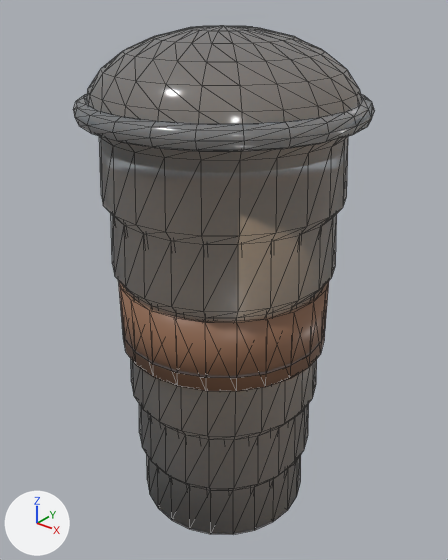
Renders of the glTF model assets/models/menu_props/prop_vietnamese_coffee.glb from each side of a commit.
One viewpoint serves both versions: a 50 mm lens placed at (0.1246, -0.1557, 0.1867), pointed at (-0.0007, 0.001, 0.0896). Lighting does not change. The marker at lower left points along +X, +Y and +Z. The older version comes first. Mesh edges are drawn as thin lines. Vertices at exactly the same position are counted once.

The first picture shows 'prop_vietnamese_coffee'.
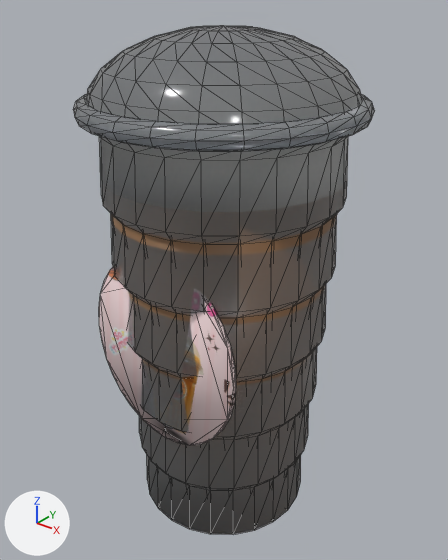
Location of each change, [x1, y1, x2, y2] in pixels of the pictures (448 x 560 px; the box of a moved part takes in the faces that stretch with it):
'prop_vietnamese_coffee', recoloured, reshaped: [73, 26, 375, 535] in both
part 1 of me_vietnamese_coffee_cup_mesh, added: after [99, 266, 236, 446]
part 2 of me_vietnamese_coffee_cup_mesh, deleted: before [118, 280, 329, 392]
part 3 of me_vietnamese_coffee_cup_mesh, moved or reshaped (not visible before): after [111, 214, 337, 440]

The change, as a list of edits to the scene's bpy script:
```text
Add img_vietnamese_coffee:
    img_vietnamese_coffee = load_image('Vietnamese_Coffee', '_unpacked/Vietnamese_Coffee', 2880, 2880, 'sRGB')
Change mat_vietnamese_coffee_liq:
    mat_vietnamese_coffee_liq.base_color: (0.62, 0.42, 0.25) -> (0.28, 0.14, 0.06)  # beige #cead89 -> brown #906945
Change mat_vietnamese_coffee_foam:
    mat_vietnamese_coffee_foam.base_color: (0.72, 0.48, 0.28) -> (0.95, 0.92, 0.85)  # beige #ddb890 -> white #f9f6ed
Add mat_vietnamese_coffee_label:
    mat_vietnamese_coffee_label = principled_material('vietnamese_coffee_label')
    mat_vietnamese_coffee_label.texture = img_vietnamese_coffee
    mat_vietnamese_coffee_label.roughness = 0.45
Change me_vietnamese_coffee_cup_mesh:
    used by ob_prop_vietnamese_coffee; location = (0.0, 0.0, 0.0)
    verts and faces of me_vietnamese_coffee_cup_mesh; kept vertices keep their numbers, new ones are numbered from 858
    before: 675 (0.0, 0.039, 0.137), 677 (0.01, 0.037, 0.137), 679 (0.019, 0.033, 0.137), 681 (0.027, 0.027, 0.137), 683 (0.033, 0.019, 0.137)
    before: 685 (0.037, 0.01, 0.137), 687 (0.039, 0.0, 0.137), 689 (0.037, -0.01, 0.137), 691 (0.033, -0.019, 0.137), 693 (0.027, -0.027, 0.137)
    before: 695 (0.019, -0.033, 0.137), 697 (0.01, -0.037, 0.137), 699 (0.0, -0.039, 0.137), 701 (-0.01, -0.037, 0.137), 703 (-0.019, -0.033, 0.137)
    before: 705 (-0.027, -0.027, 0.137), 707 (-0.033, -0.019, 0.137), 709 (-0.037, -0.01, 0.137), 711 (-0.039, 0.0, 0.137), 713 (-0.037, 0.01, 0.137)
    before: 715 (-0.033, 0.019, 0.137), 717 (-0.027, 0.027, 0.137), 719 (-0.019, 0.033, 0.137), 721 (-0.01, 0.037, 0.137)
    remove me_vietnamese_coffee_cup_mesh.from_pydata(...)  # 858 vertices, 1632 faces; spans x -0.046..0.046, y -0.046..0.046, z 0.0..0.174
    add me_vietnamese_coffee_cup_mesh.from_pydata(...)  # 874 vertices, 1664 faces; spans x -0.046..0.046, y -0.046..0.046, z 0.0..0.174
    me_vietnamese_coffee_cup_mesh part 1: a new loose piece, a 32-sided cylinder along y spanning x -0.0302..0.0302, y -0.0332..-0.0316, z 0.0408..0.1104, in mat_vietnamese_coffee_label (picture img_vietnamese_coffee)
    me_vietnamese_coffee_cup_mesh part 2: the loose piece of 48 vertices spanning x -0.037..0.037, y -0.037..0.037, z 0.068..0.094 is deleted
    me_vietnamese_coffee_cup_mesh part 3
    add for i in [675, 677, 679, 681, 683, 685, 687, 689, 691, 693, 695, 697, 699, 701, 703, 705, 707, 709, 711, 713, 715, 717, 719, 721]: verts[i] += (0.0, 0.0, -0.007)
    other edits to the shape of me_vietnamese_coffee_cup_mesh do not show in these pictures
    remove me_vietnamese_coffee_cup_mesh.materials.append(mat_vietnamese_coffee_swirl)  # brown #906950
    add me_vietnamese_coffee_cup_mesh.materials.append(mat_vietnamese_coffee_label)  # picture img_vietnamese_coffee
```
